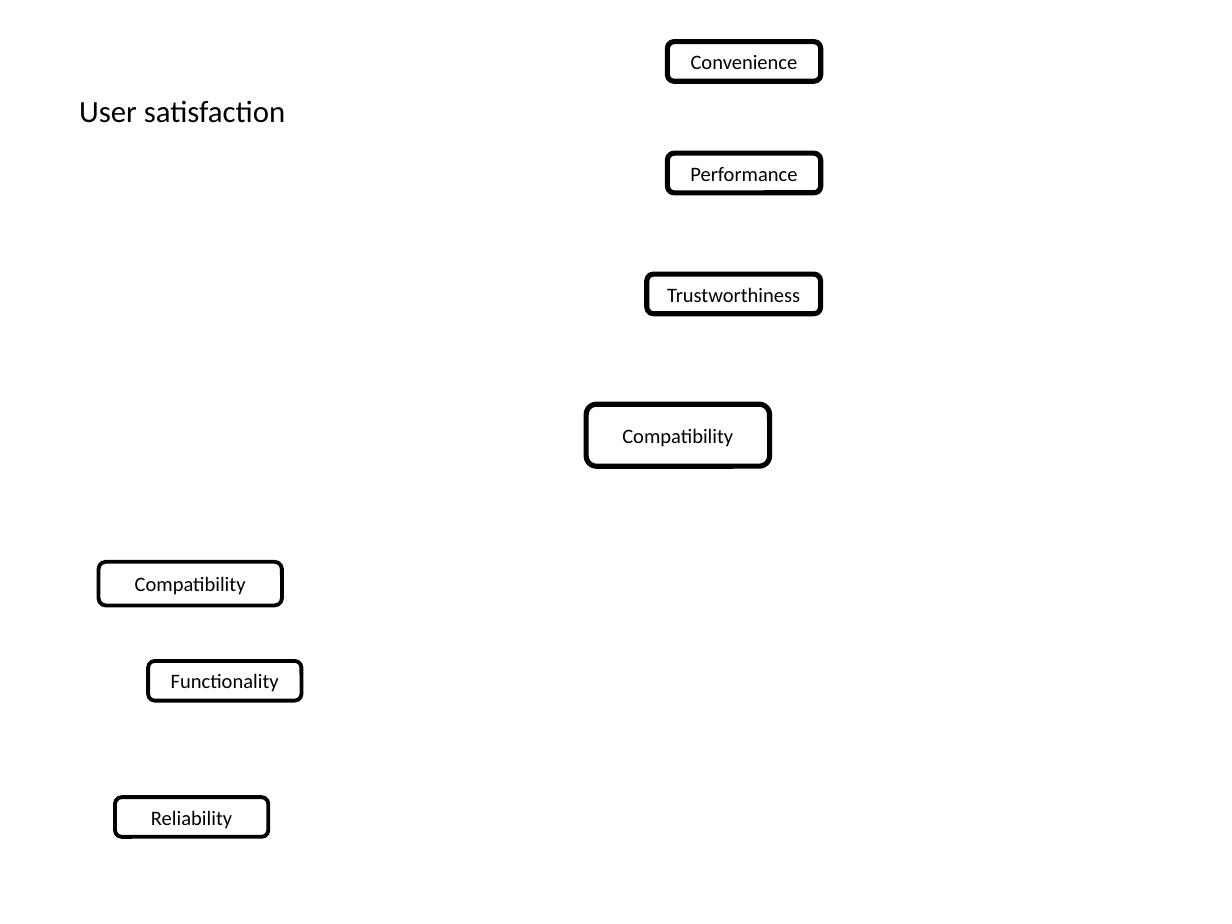
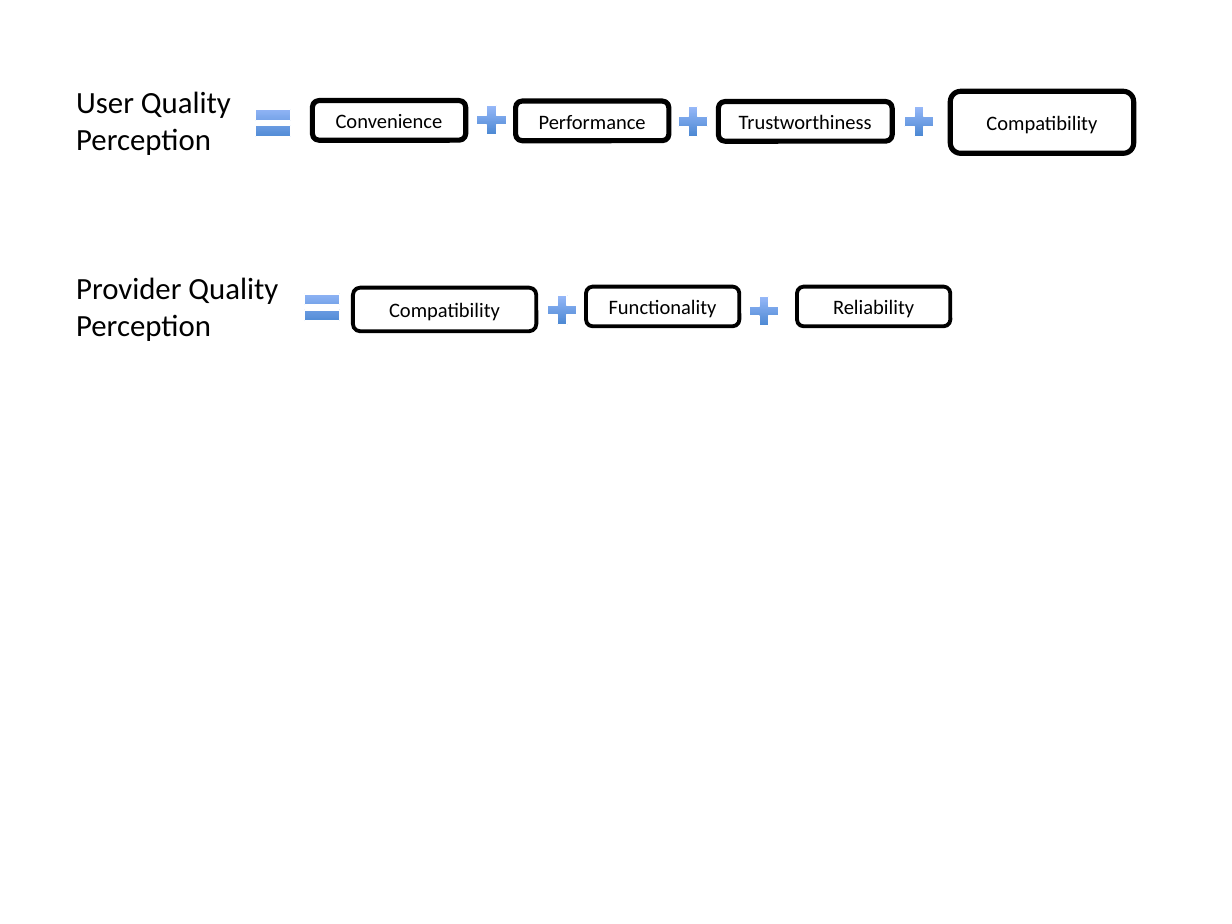
Before and after one commit to paxian/finalexam, a slide deck: slide 1 of model.pptx. Drawn at 1232x924 pixels with LibreOffice and Linux fonts; fonts in the diff are those of the drawing. Boxes give left, top, right and bottom in pixels: in the first picture for what was removed or moved away, otherwise in the second. Text is boxed around its words. In the diff, an @@ line names an element or a change of style, - is before the commit and + after.

```diff
--- a/model.pptx
+++ b/model.pptx
@@ text at (x1=76, y1=91, x2=231, y2=155): text changed @@
-User satisfaction
+User Quality
+Perception
@@ math equal added at (x1=249, y1=100, x2=297, y2=145), fill gradient #3F80CE to #A4C4FF, outline #FFFFFF 0.75 pt @@
@@ rounded rectangle "Convenience" moved from (x1=668, y1=42, x2=821, y2=81) to (x1=313, y1=101, x2=466, y2=140) @@
@@ plus sign added at (x1=472, y1=100, x2=513, y2=140), fill gradient #3F80CE to #A4C4FF, outline #FFFFFF 0.75 pt @@
@@ rounded rectangle "Performance" moved from (x1=668, y1=153, x2=821, y2=192) to (x1=516, y1=101, x2=669, y2=140) @@
@@ plus sign added at (x1=673, y1=101, x2=713, y2=142), fill gradient #3F80CE to #A4C4FF, outline #FFFFFF 0.75 pt @@
@@ rounded rectangle "Trustworthiness" moved from (x1=647, y1=275, x2=821, y2=314) to (x1=718, y1=101, x2=892, y2=140) @@
@@ plus sign added at (x1=899, y1=101, x2=940, y2=142), fill gradient #3F80CE to #A4C4FF, outline #FFFFFF 0.75 pt @@
@@ rounded rectangle "Compatibility" moved from (x1=586, y1=404, x2=770, y2=466) to (x1=950, y1=91, x2=1133, y2=153) @@
@@ text added at (x1=76, y1=277, x2=278, y2=341), 18 pt, text #000000 @@
+Provider Quality
+Perception
@@ math equal added at (x1=298, y1=285, x2=346, y2=330), fill gradient #3F80CE to #A4C4FF, outline #FFFFFF 0.75 pt @@
@@ rounded rectangle "Compatibility" moved from (x1=99, y1=562, x2=282, y2=605) to (x1=352, y1=287, x2=536, y2=330) @@
@@ plus sign added at (x1=542, y1=290, x2=583, y2=330), fill gradient #3F80CE to #A4C4FF, outline #FFFFFF 0.75 pt @@
@@ rounded rectangle "Functionality" moved from (x1=148, y1=662, x2=301, y2=701) to (x1=586, y1=287, x2=739, y2=326) @@
@@ plus sign added at (x1=744, y1=292, x2=785, y2=333), fill gradient #3F80CE to #A4C4FF, outline #FFFFFF 0.75 pt @@
@@ rounded rectangle "Reliability" moved from (x1=115, y1=797, x2=267, y2=837) to (x1=797, y1=287, x2=950, y2=326) @@
```
Also in this commit, not shown: 2 other slides changed, 1 other file.
